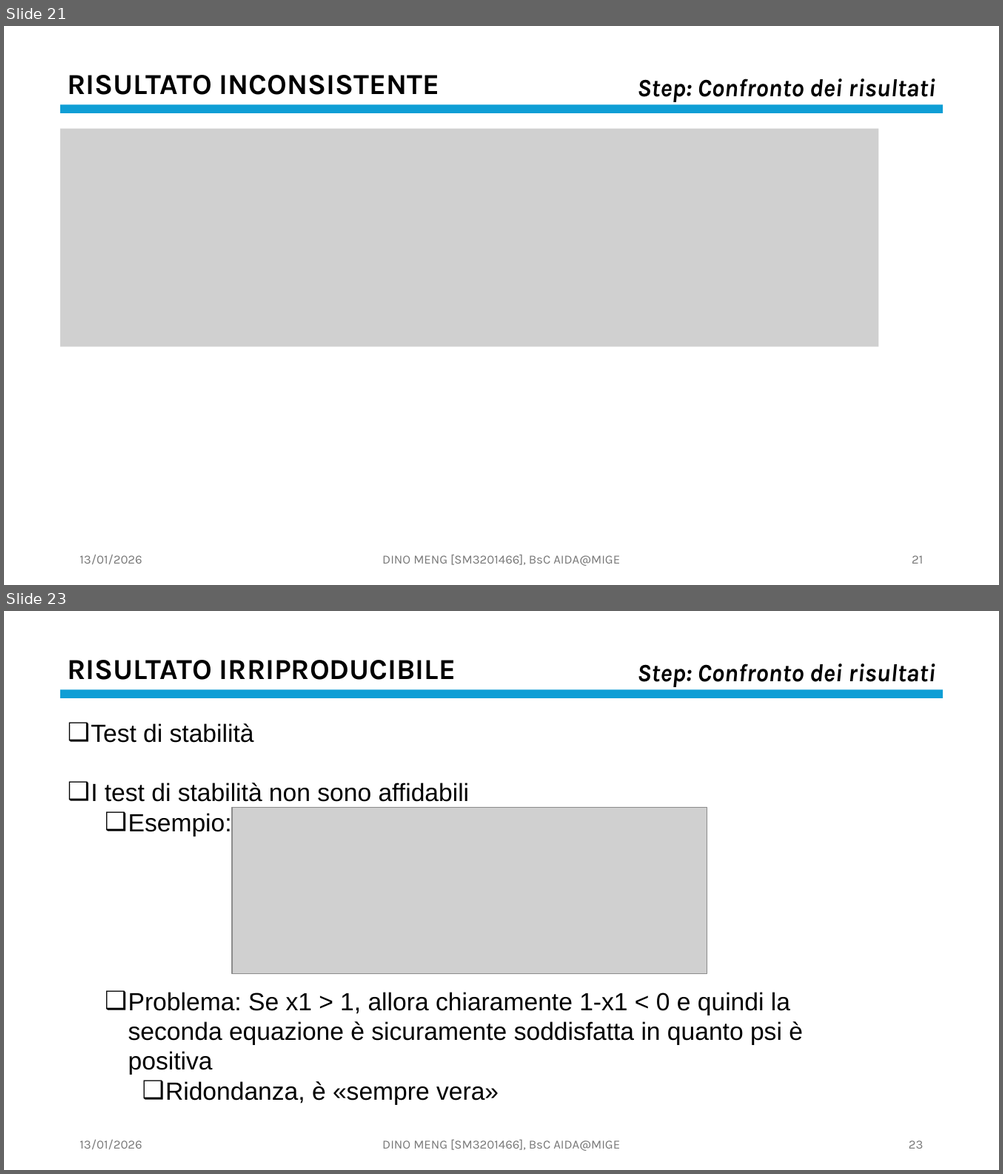
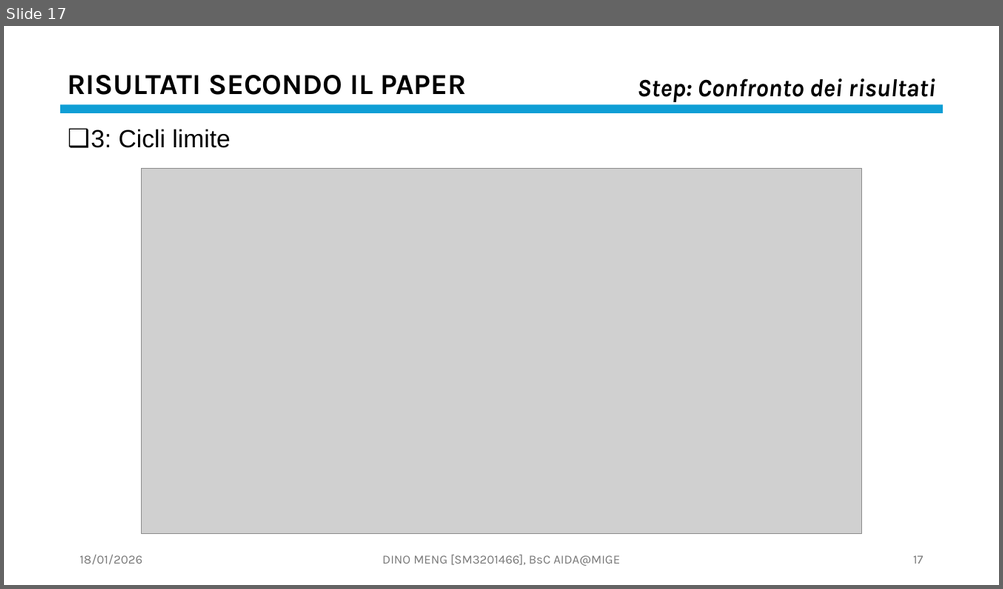
Before and after one commit to OdinMeng/AIDA-UNIVERSITY-NOTES-2025-2026, a slide deck: Complex Systems/project/PresentationPROJECTSM3201466.pptx. Shown one above the other, each under a label of ours: slides 21 and 23 before the commit, slide 17 after it; the slides between them are not shown. The pictures are 1003x1174 and 1003x589 pixels, drawn with LibreOffice and Linux fonts; fonts in the diff are those of the drawing; grey boxes stand for pictures. Boxes give left, top, right and bottom in pixels: in the first picture for what was removed or moved away, otherwise in the second. Text is boxed around its words. In the diff, an @@ line names an element or a change of style, - is before the commit and + after.

```diff
--- a/Complex Systems/project/PresentationPROJECTSM3201466.pptx
+++ b/Complex Systems/project/PresentationPROJECTSM3201466.pptx
@@ slide 23 removed at <box>4,611,999,1170</box>, background #FFFFFF @@
@@ text removed at <box>68,660,455,680</box> @@
-RISULTATO IRRIPRODUCIBILE
@@ text removed at <box>637,664,935,687</box> @@
-Step: Confronto dei risultati
@@ rectangle removed at <box>60,690,942,698</box> @@
@@ text removed at <box>91,723,802,1105</box> @@
-❑ Test di stabilità
-❑ I test di stabilità non sono affidabili
-  ❑ Esempio:
-  ❑ Problema: Se x1 > 1, allora chiaramente 1-x1 < 0 e quindi la seconda equazione è sicuramente soddisfatta in quanto psi è positiva
-    ❑ Ridondanza, è «sempre vera»
@@ picture removed at <box>233,808,707,974</box> @@
@@ text removed at <box>79,1140,142,1150</box> @@
-13/01/2026
@@ text removed at <box>382,1140,620,1151</box> @@
-DINO MENG [SM3201466], BsC AIDA@MIGE
@@ page number removed at <box>908,1141,923,1149</box> @@
-23
@@ what was slide 21 is now slide 17 @@
@@ slide 17 changed as well @@
@@ text at <box>68,75,466,95</box>: text changed @@
-RISULTATO INCONSISTENTE
+RISULTATI SECONDO IL PAPER
@@ picture removed at <box>60,129,879,348</box> @@
@@ text added at <box>91,129,230,148</box>, 24 pt, text #000000 @@
+❑ 3: Cicli limite
@@ picture added at <box>142,169,861,534</box> @@
@@ text at <box>79,555,142,565</box>: text changed @@
-13/01/2026
+18/01/2026
@@ page number at <box>913,556,922,564</box>: text changed @@
-21
+17
```
Also in this commit, not shown: 39 other slides changed, 2 slides added, 6 other slides removed, 5 other files.
